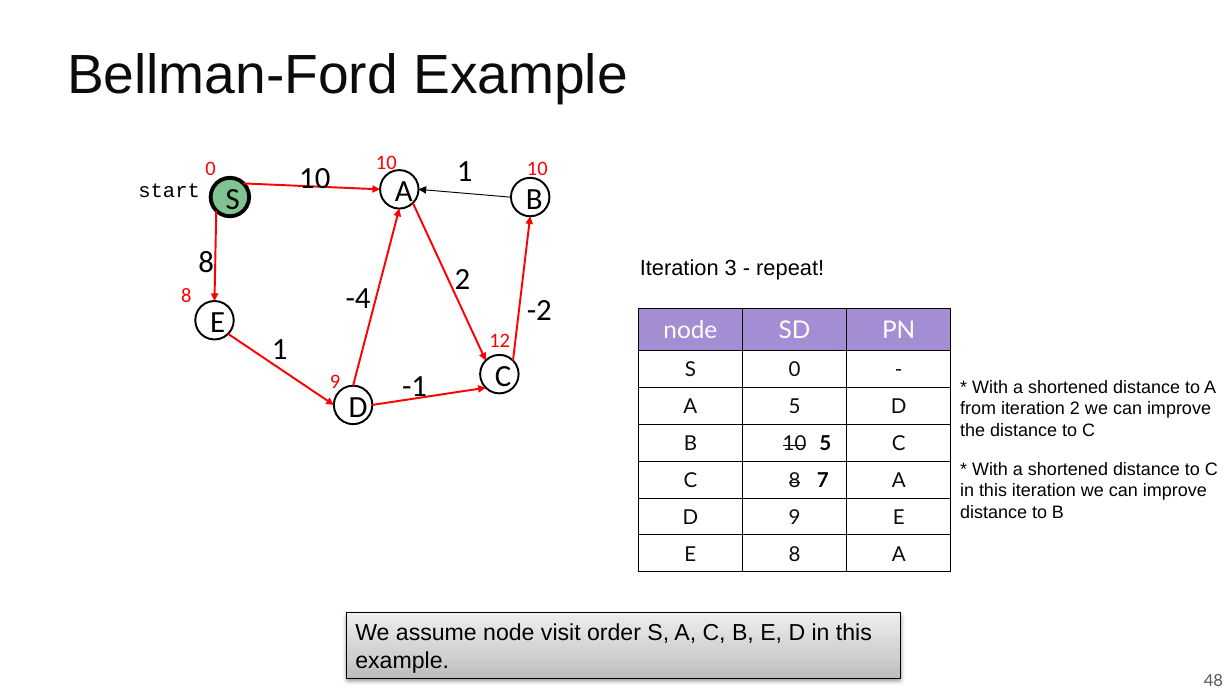
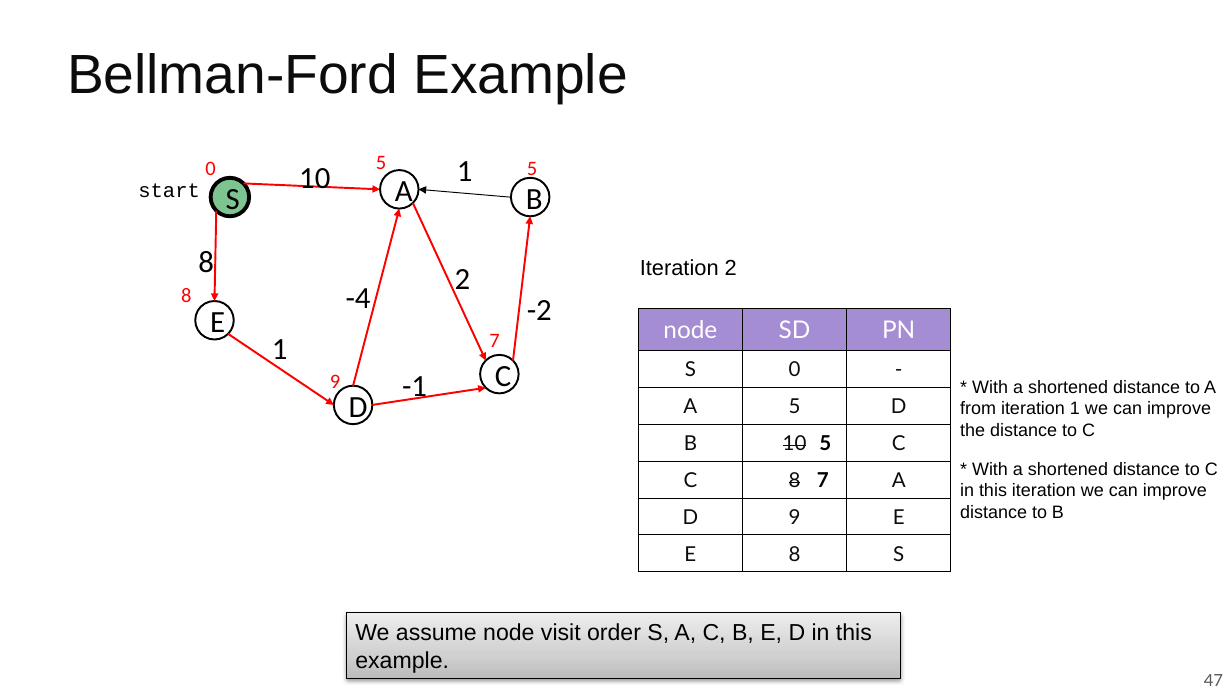
Before and after one commit to guhofstra/CSC175Sp26, a slide deck: slide 47 of PPTs/Lecture 5.1 Shortest Paths Algorithms.pptx (slide 48 before the commit). Drawn at 1232x693 pixels with LibreOffice and Linux fonts; fonts in the diff are those of the drawing. Boxes give left, top, right and bottom in pixels: in the first picture for what was removed or moved away, otherwise in the second. Text is boxed around its words. In the diff, an @@ line names an element or a change of style, - is before the commit and + after.

```diff
--- a/PPTs/Lecture 5.1 Shortest Paths Algorithms.pptx
+++ b/PPTs/Lecture 5.1 Shortest Paths Algorithms.pptx
@@ text at [376, 156, 386, 175]: text changed @@
-10
+5
@@ text at [527, 162, 537, 180]: text changed @@
-10
+5
@@ text at [640, 259, 737, 276]: text changed @@
-Iteration 3 - repeat!
+Iteration 2
@@ table at [639, 309, 952, 572] @@
-row 7, column 3: A
+row 7, column 3: S
@@ text at [489, 334, 499, 347]: text changed @@
-12
+7
@@ text at [960, 380, 1216, 436]: text changed @@
-* With a shortened distance to A from iteration 2 we can improve the distance to C
+* With a shortened distance to A from iteration 1 we can improve the distance to C
@@ page number at [1204, 674, 1223, 686]: text changed @@
-48
+47
```
Also in this commit, not shown: 6 other slides changed, 4 slides added, 1 other file.
